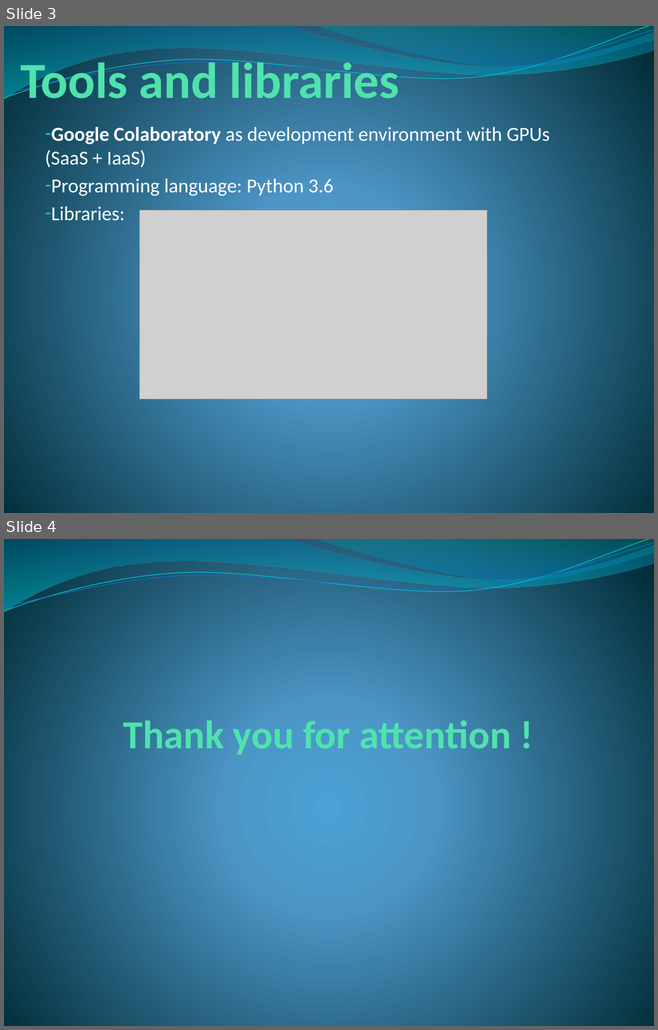
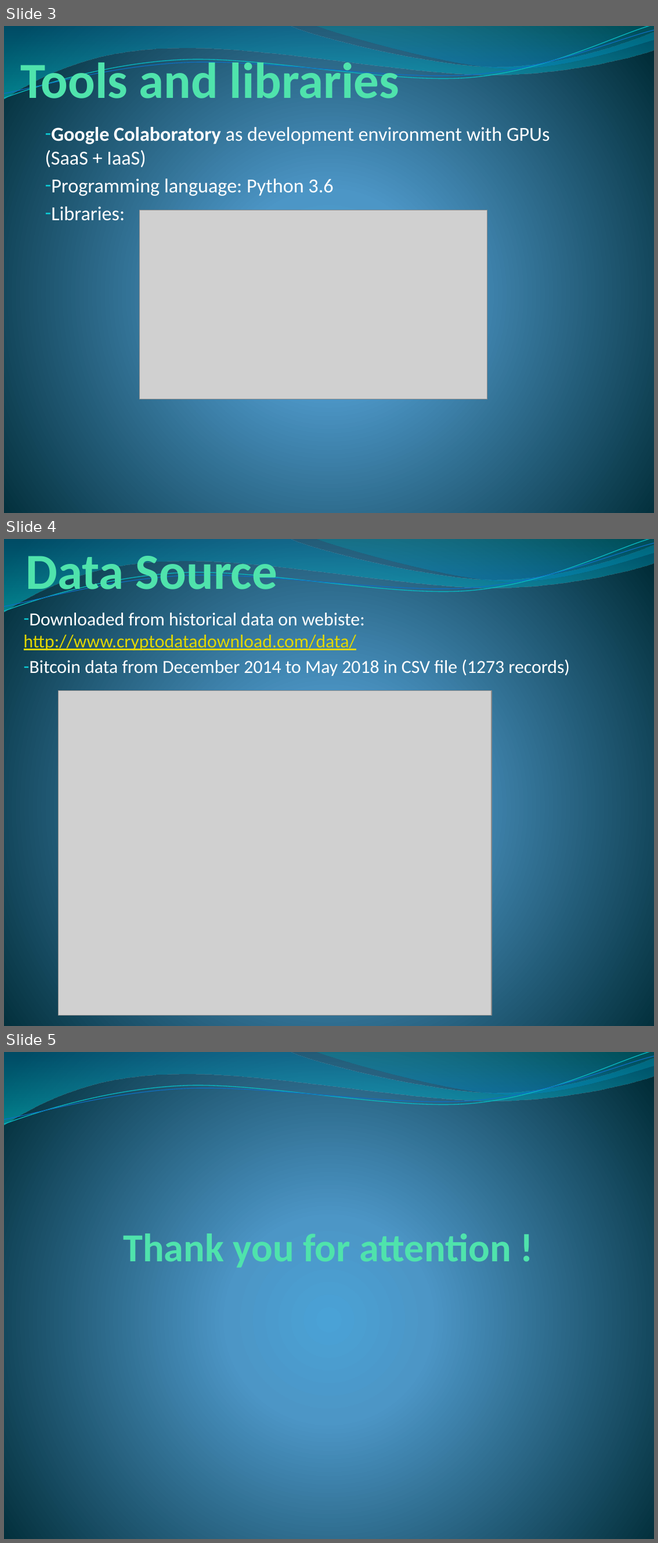
Before and after one commit to Toma1997/AI-Agent-for-Stock-Market, a slide deck: Prediction of Stock Market Prices.pptx. Shown one above the other, each under a label of ours: slides 3 and 4 before the commit, slides 3, 4 and 5 after it. The pictures are 658x1030 and 658x1543 pixels, drawn with LibreOffice and Linux fonts; fonts in the diff are those of the drawing; grey boxes stand for pictures. Boxes give left, top, right and bottom in pixels: in the first picture for what was removed or moved away, otherwise in the second. Text is boxed around its words. In the diff, an @@ line names an element or a change of style, - is before the commit and + after.

Commit message:
Edited presentation

```diff
--- a/Prediction of Stock Market Prices.pptx
+++ b/Prediction of Stock Market Prices.pptx
@@ slide 4 added at (4, 539, 654, 1026), background gradient #4AA0D6 to #4C98C7 to #002C38; not listed: 4 template elements that a slide beside it also shows @@
@@ title added at (25, 556, 277, 601), 56 pt, text #50E3AC, bold @@
+Data Source
@@ text added at (24, 613, 570, 676), 20.4 pt, text #FFFFFF @@
+– Downloaded from historical data on webiste: http://www.cryptodatadownload.com/data/
+– Bitcoin data from December 2014 to May 2018 in CSV file (1273 records)
@@ picture added at (58, 690, 491, 1015) @@
@@ what was slide 4 is now slide 5 @@
```
